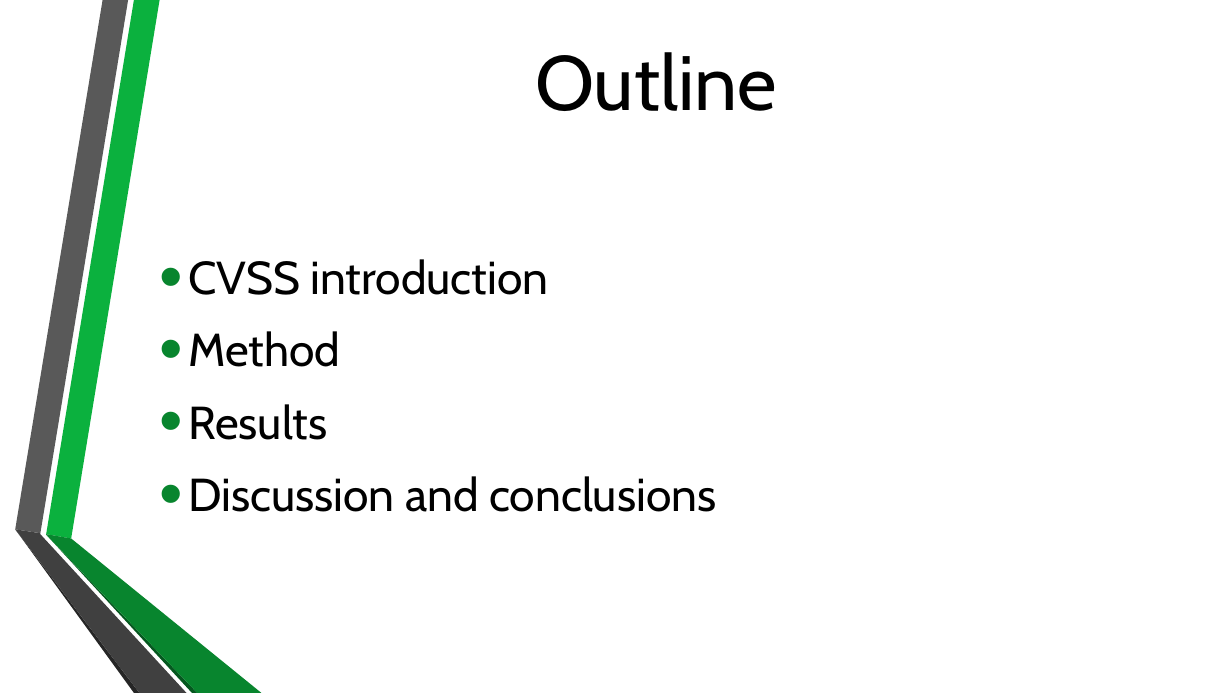
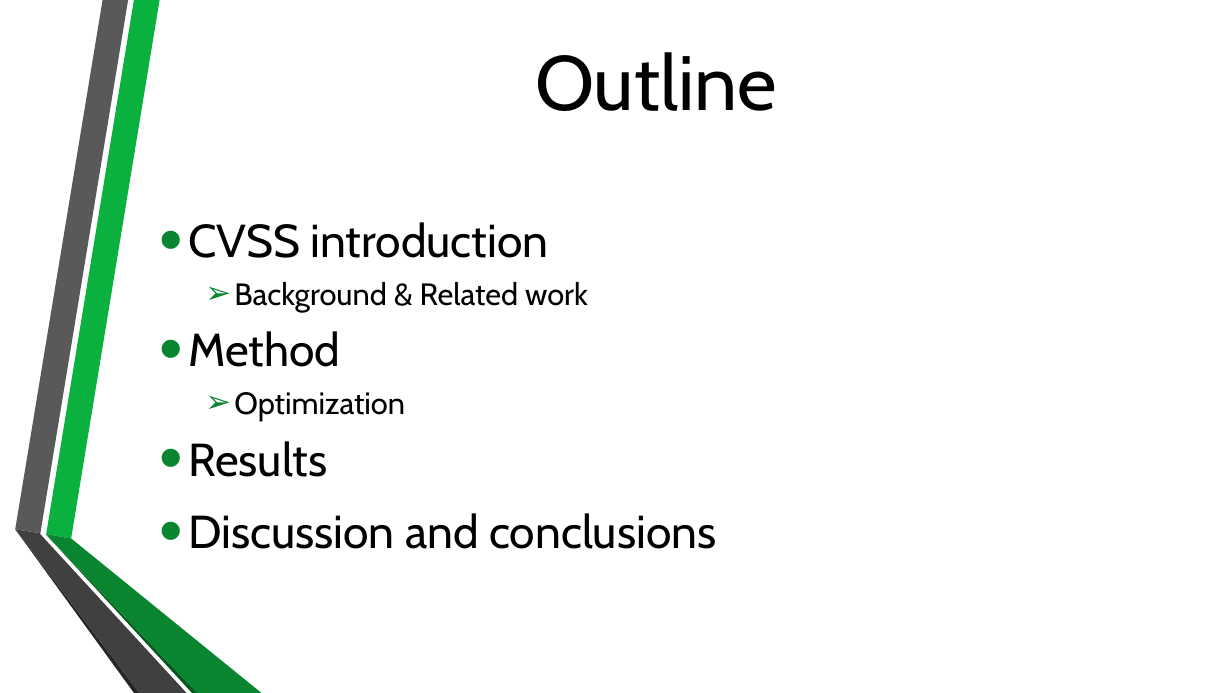
Before and after one commit to BenChurch/Winter2017, a slide deck: slide 2 of CISC848/Implementation/Presentation/CvssEquationRecasting.pptx. Drawn at 1232x693 pixels with LibreOffice and Linux fonts; fonts in the diff are those of the drawing; background and template pictures are left out. Boxes give left, top, right and bottom in pixels: in the first picture for what was removed or moved away, otherwise in the second. Text is boxed around its words. In the diff, an @@ line names an element or a change of style, - is before the commit and + after.

```diff
--- a/CISC848/Implementation/Presentation/CvssEquationRecasting.pptx
+++ b/CISC848/Implementation/Presentation/CvssEquationRecasting.pptx
@@ text at <box>234,282,588,312</box>: paragraph added @@
+  ➢ Background & Related work
@@ text at <box>234,392,405,421</box>: paragraph added @@
+  ➢ Optimization
```
Also in this commit, not shown: 18 other slides changed, 1 slide added, 2 other files.
